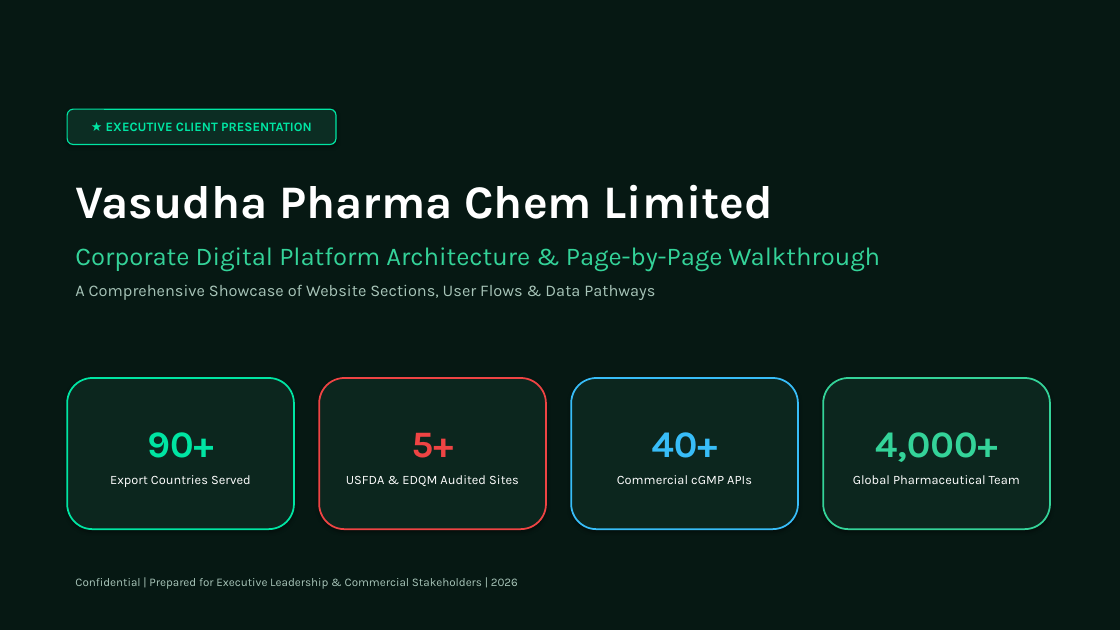
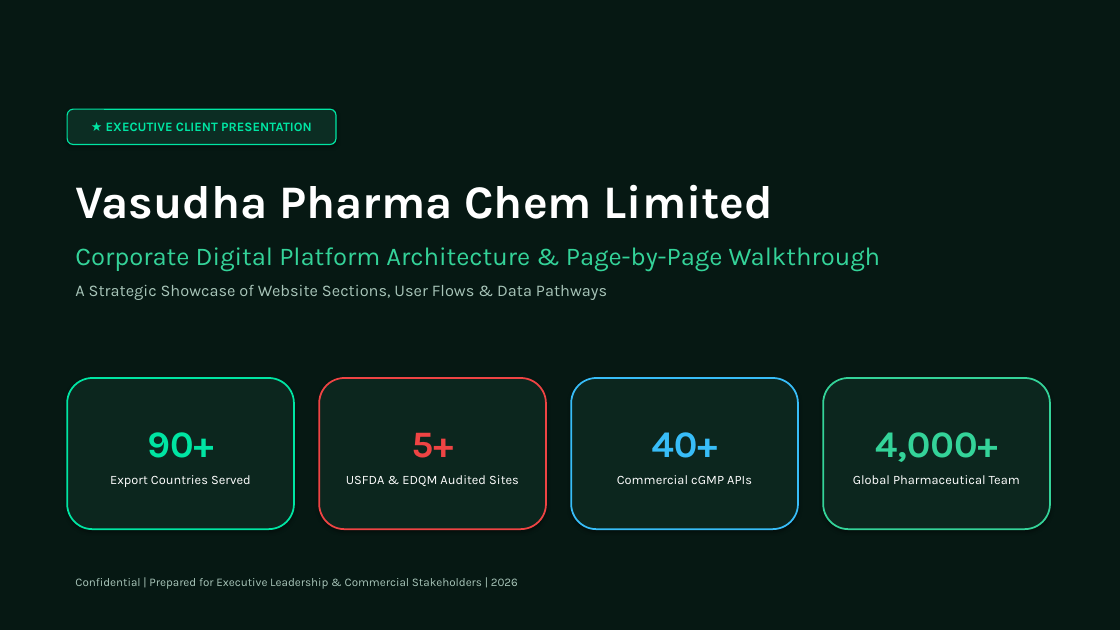
Before and after one commit to saikrishna-bethamcharla/vasudhapharma-green, a slide deck: slide 1 of Vasudha_Pharma_Client_Presentation.pptx. Drawn at 1120x630 pixels with LibreOffice and Linux fonts; fonts in the diff are those of the drawing. Boxes give left, top, right and bottom in pixels: in the first picture for what was removed or moved away, otherwise in the second. Text is boxed around its words. In the diff, an @@ line names an element or a change of style, - is before the commit and + after.

```diff
--- a/Vasudha_Pharma_Client_Presentation.pptx
+++ b/Vasudha_Pharma_Client_Presentation.pptx
@@ text at (x1=75, y1=285, x2=607, y2=300): text changed @@
-A Comprehensive Showcase of Website Sections, User Flows & Data Pathways
+A Strategic Showcase of Website Sections, User Flows & Data Pathways
```
Also in this commit, not shown: 9 other slides changed, 2 slides removed, 3 other files.
